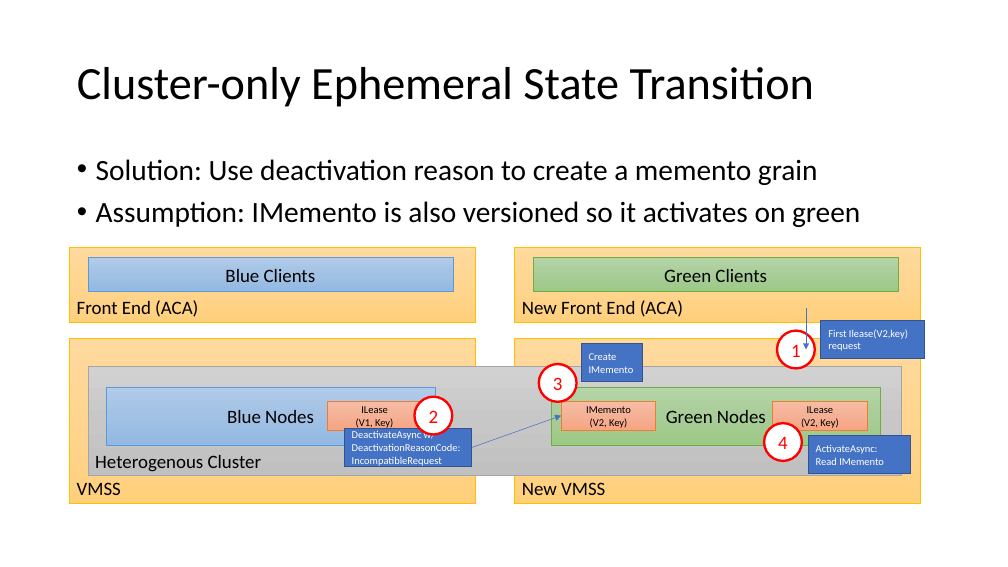
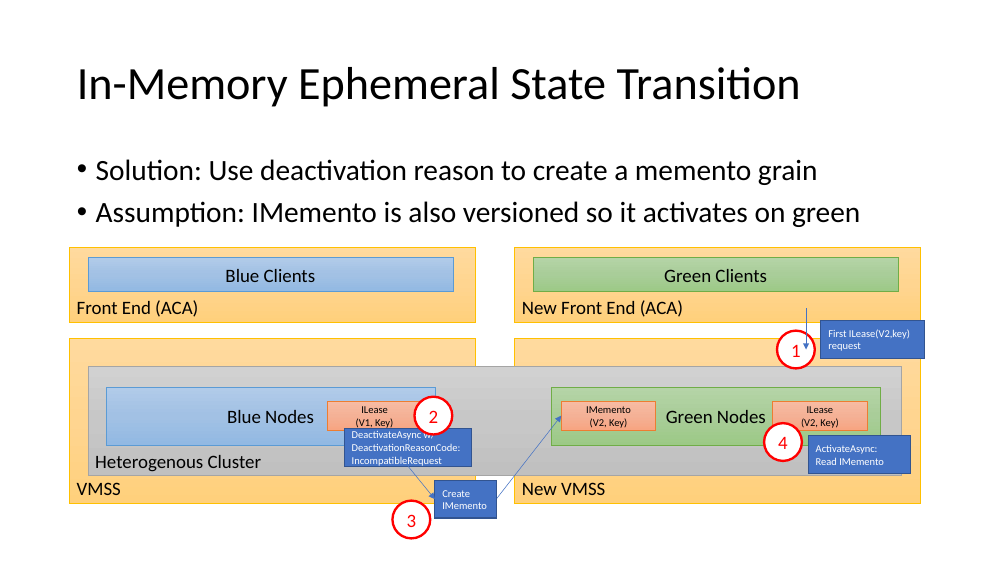
Before and after one commit to MarkNickeson/OrleansVersionAndDeploy, a slide deck: slide 14 of Orleans Versioning and Deployment.pptx. Drawn at 1008x567 pixels with LibreOffice and Linux fonts; fonts in the diff are those of the drawing. Boxes give left, top, right and bottom in pixels: in the first picture for what was removed or moved away, otherwise in the second. Text is boxed around its words. In the diff, an @@ line names an element or a change of style, - is before the commit and + after.

```diff
--- a/Orleans Versioning and Deployment.pptx
+++ b/Orleans Versioning and Deployment.pptx
@@ title at (77, 67, 801, 107): text changed @@
-Cluster-only Ephemeral State Transition
+In-Memory Ephemeral State Transition
@@ text in rectangle at (828, 329, 910, 351): text changed @@
-First Ilease(V2,key) request
+First ILease(V2,key) request
@@ arrow moved from (472, 448) - (561, 416) to (496, 499) - (561, 416) @@
@@ arrow added from (408, 467) to (435, 499), #4472C4 0.5 pt @@
@@ ellipse "3": place and size @@
-ellipse "3" at (539, 364, 577, 402)
+ellipse "3" at (392, 501, 430, 538)
@@ rectangle "Create": place and size @@
-rectangle "Create" at (582, 344, 643, 382)
+rectangle "Create" at (435, 480, 496, 518)
```
Also in this commit, not shown: 2 other slides changed, 2 slides added, 18 other files.
